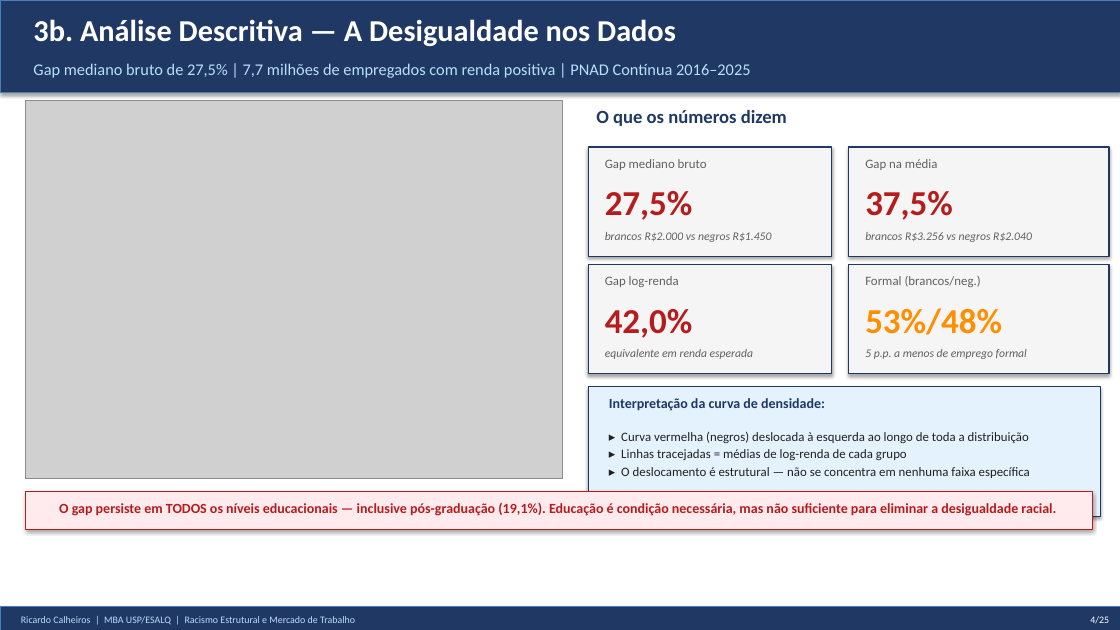
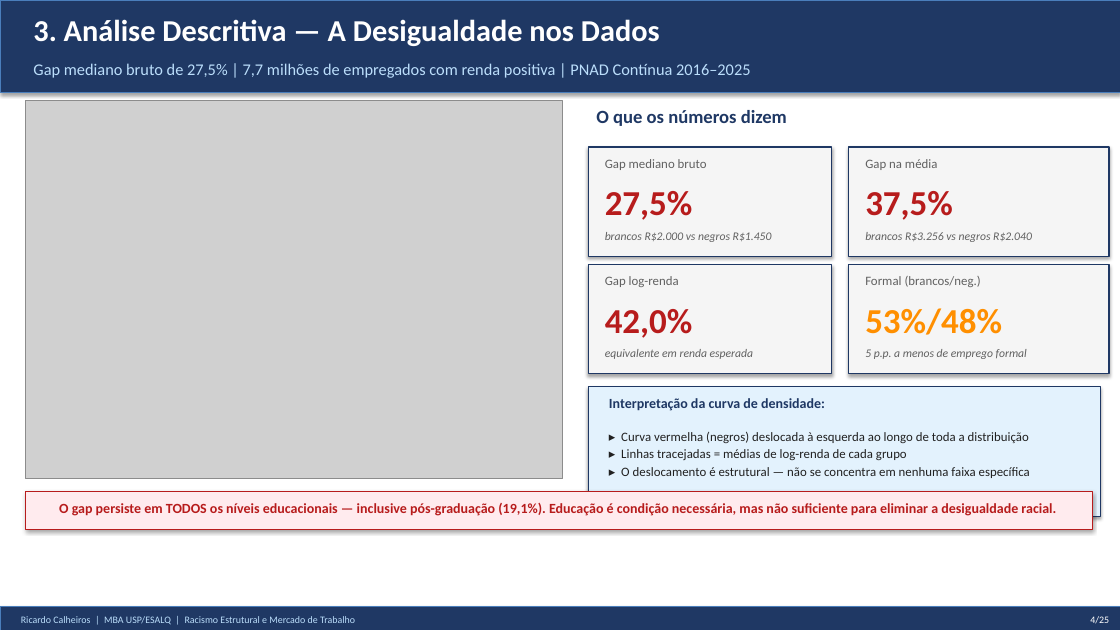
Before and after one commit to rickinrj-ux/ProjetoRacismoPNAD, a slide deck: slide 4 of apresentacao_tcc.pptx. Drawn at 1120x630 pixels with LibreOffice and Linux fonts; fonts in the diff are those of the drawing; grey boxes stand for pictures. Boxes give left, top, right and bottom in pixels: in the first picture for what was removed or moved away, otherwise in the second. Text is boxed around its words. In the diff, an @@ line names an element or a change of style, - is before the commit and + after.

```diff
--- a/apresentacao_tcc.pptx
+++ b/apresentacao_tcc.pptx
@@ text at <box>33,19,660,46</box>: text changed @@
-3b. Análise Descritiva — A Desigualdade nos Dados
+3. Análise Descritiva — A Desigualdade nos Dados
```
Also in this commit, not shown: 20 other slides changed, 3 other files.
